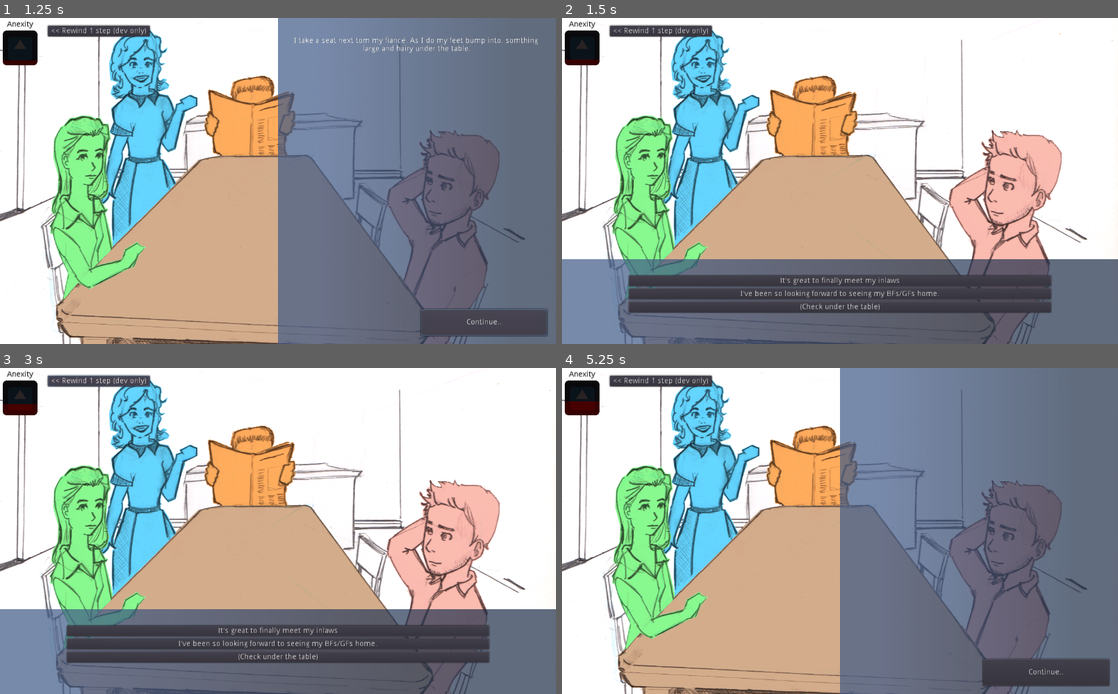
Above: before the commit, frames 1-4 (two rows, left to right).
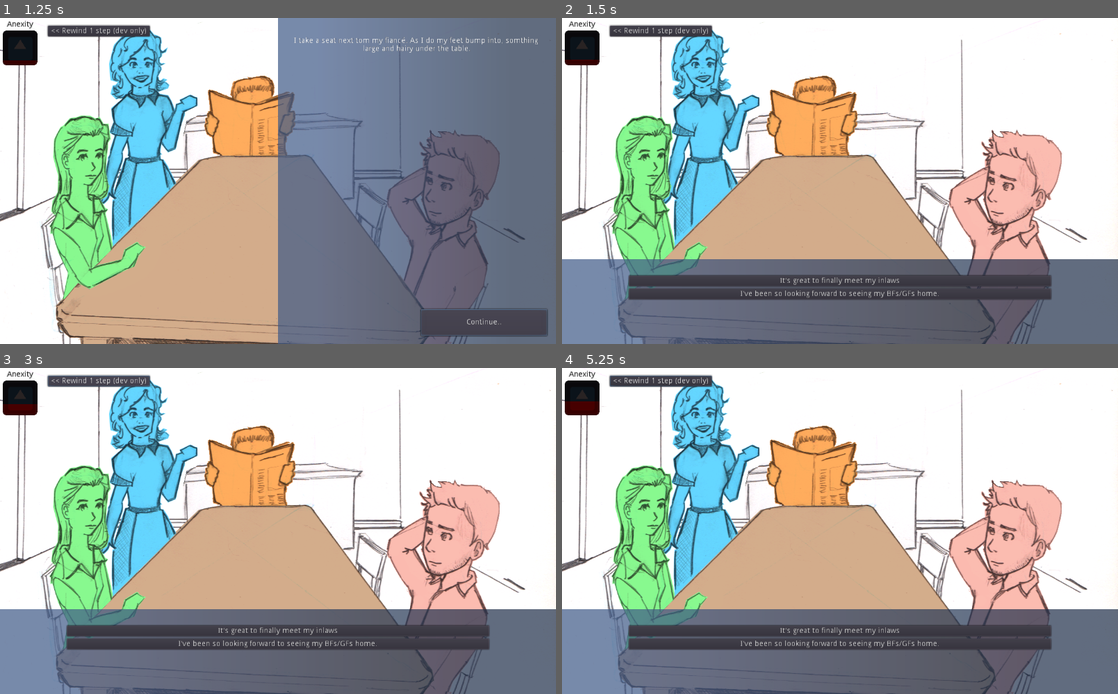
Above: after the commit, the same moments.

Repository: jordgubben/gw24-fam-andersson
Game: Godot game, scene res://FamilyDinner.tscn
Same seed, same stepped clock (60 frames per second), same inputs: the game is played once before the commit and once after it. The engine's default icon, where the game draws it, is replaced by a stand-in: a white triangle on a blue panel in a dark square.
Inputs (mouse positions are in pixels of both pictures, inside the frame that each line leads up to):
- Up to frame 1 (1.25 s): click "Continue.." at 0.5 s
- Up to frame 2 (1.5 s): click "Continue.." at 1.25 s
- Up to frame 3 (3 s): click "It's great to finally meet my…" at 2 s; click "<< Rewind 1 step (dev only)" at 2.75 s
- Up to frame 4 (5.25 s): click "I've been so looking forward …" at 3.5 s; click "<< Rewind 1 step (dev only)" at 4.25 s; click (840, 658) at 5 s, where only the run before the commit has a clickable "(Check under the table)"

Frame 1 is identical in both runs. In frame 2, 2.6% of the frame differs, in the area x 11-89%, y 86-91%; in frame 3, 2.6%; in frame 4, 56%, in the area x 0-100%, y 0-100%.

Commit message:
Prioritize some segments over others
If a segment "follows" the previous segment,
then only segments then only other following segments may be selected.

Diff:
--- a/Conversation.gd
+++ b/Conversation.gd
@@ -59,12 +59,23 @@
 		if segment.is_presentable(_passed_segments):
 			available_conversations.append([key, segment])
 
+	# Are there prioritized options?
+	var nead_to_prioritize = false
+	for a in available_conversations:
+		var key: String = a[0]
+		var segment:ConversationSegment = a[1]
+
+		if segment.is_prioritized():
+			nead_to_prioritize = true
+
 	# Add buttons for each available conversation
 	for a in available_conversations:
 		var key: String = a[0]
 		var segment:ConversationSegment = a[1]
-		var title: String = segment.title
-		_options_panel.add_option(key, title)
+
+		if not nead_to_prioritize or segment.is_prioritized():
+			var title: String = segment.title
+			_options_panel.add_option(key, title)
 
 func rewind_one_step():
 	_passed_segments.pop_back()
@@ -106,11 +117,20 @@
 		self.prequisites = preq
 		self.narrative = narr
 
+
 	func is_presentable(passed: Array):
 		for pr in prequisites:
 			if not fullfilled(pr, passed):
 				return false
 		return true
+
+
+	func is_prioritized():
+		for pr in prequisites:
+			if "follows" in pr.keys():
+				return true
+		return false
+
 
 	func fullfilled(pr, passed: Array):
 		match pr:
--- a/FamilyDinner.gd
+++ b/FamilyDinner.gd
@@ -99,12 +99,7 @@
 	]),
 
 	"change_the_subject": ConversationSegment.new("(Try to change the subject)", [
-		{"follows": [
-			"start->inlaws->apologize",
-			"start->inlaws->laugh",
-			"start->home->rustic",
-			"start->home->modern",
-			]},
+		{"passed": "start"},
 	], [
 		{S: "me", "text": "So.. *cough*"},
 		{S: "me", "text": "What nice weather we've had so far this summer."},
